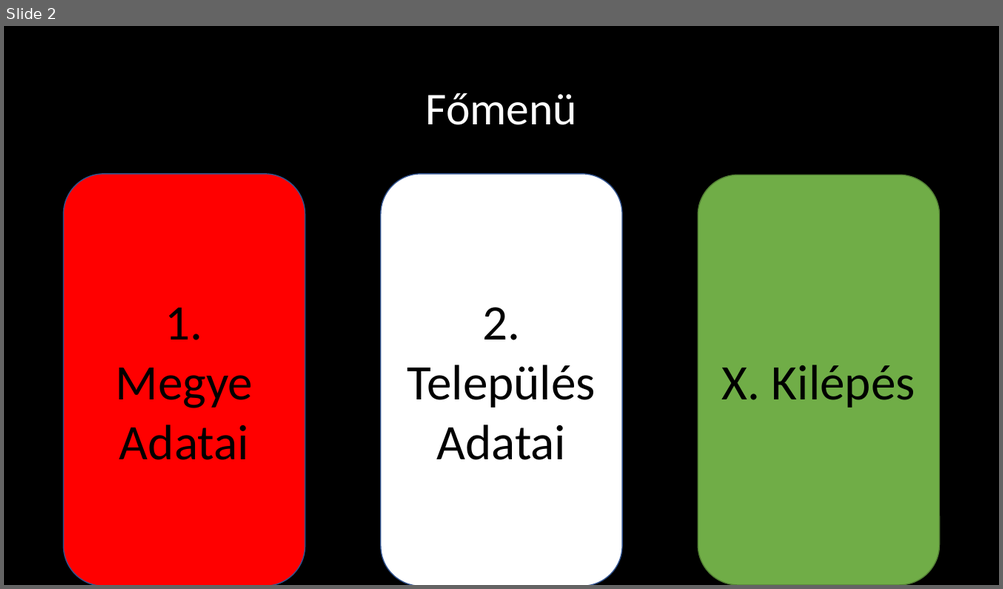
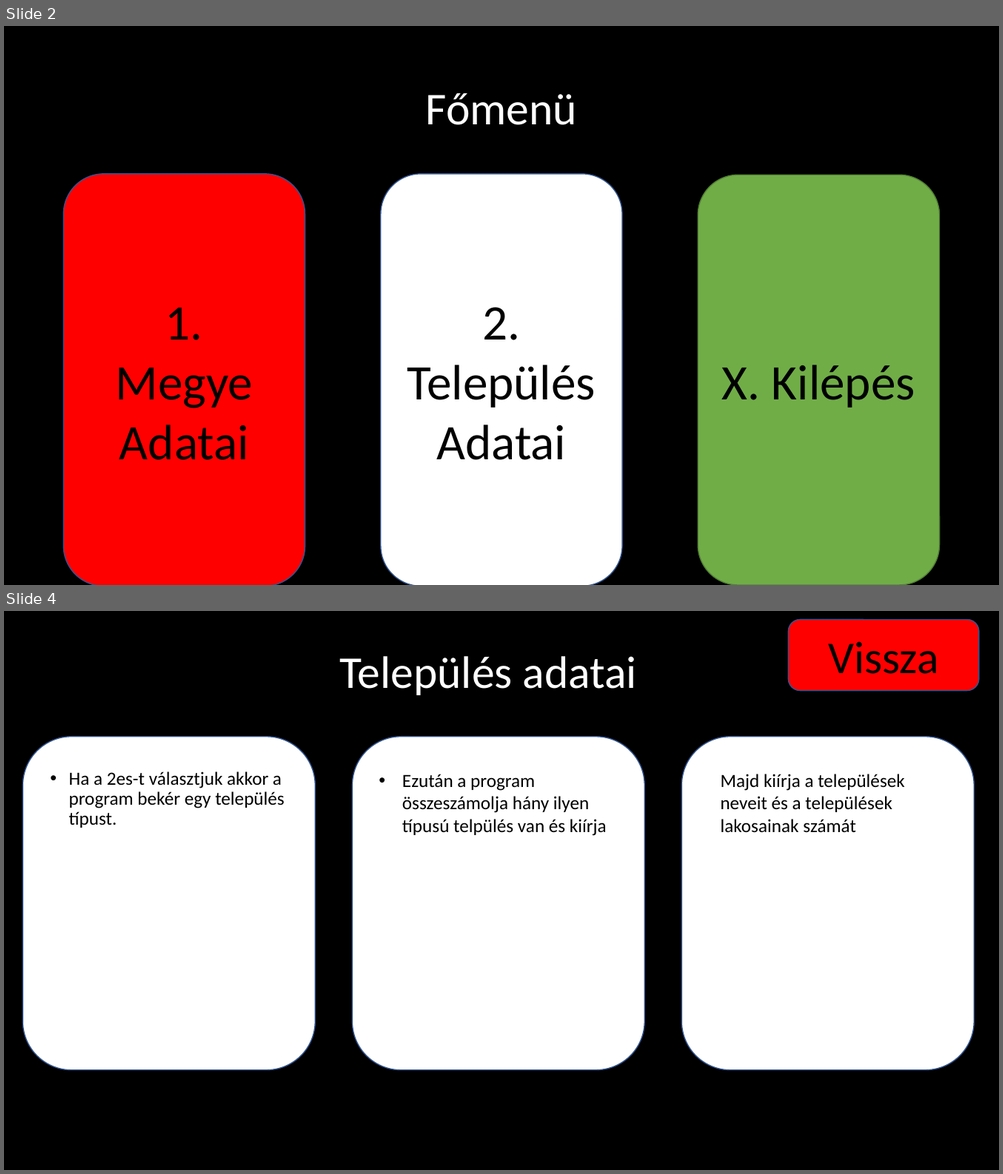
Before and after one commit to FRXTSY/Nepesseg, a slide deck: Magyarország népessége 2025.pptx. Shown one above the other, each under a label of ours: slide 2 before the commit, slides 2 and 4 after it; the slides between them are not shown. The pictures are 1003x589 and 1003x1174 pixels, drawn with LibreOffice and Linux fonts; fonts in the diff are those of the drawing. Boxes give left, top, right and bottom in pixels: in the first picture for what was removed or moved away, otherwise in the second. Text is boxed around its words. In the diff, an @@ line names an element or a change of style, - is before the commit and + after.

```diff
--- a/Magyarország népessége 2025.pptx
+++ b/Magyarország népessége 2025.pptx
@@ slide 4 added at (x1=4, y1=611, x2=999, y2=1170), background #000000 @@
@@ rounded rectangle added at (x1=788, y1=619, x2=979, y2=690), fill #FF0000, outline #325491 1 pt, 44 pt, text #000000 @@
+Vissza
@@ title added at (x1=339, y1=656, x2=637, y2=695), 44 pt, text #FFFFFF @@
+Település adatai
@@ rounded rectangle added at (x1=22, y1=736, x2=315, y2=1070), fill #FFFFFF, outline #325491 1 pt @@
@@ rounded rectangle added at (x1=353, y1=736, x2=645, y2=1070), fill #FFFFFF, outline #325491 1 pt @@
@@ rounded rectangle added at (x1=681, y1=736, x2=974, y2=1070), fill #FFFFFF, outline #325491 1 pt @@
@@ text added at (x1=69, y1=772, x2=284, y2=828), 18 pt, text #000000 @@
+• Ha a 2es-t választjuk akkor a program bekér egy település típust.
@@ text added at (x1=402, y1=774, x2=606, y2=836), 18 pt, text #000000 @@
+• Ezután a program összeszámolja hány ilyen típusú telpülés van és kiírja
@@ text added at (x1=720, y1=774, x2=905, y2=833), 18 pt, text #000000 @@
+Majd kiírja a települések neveit és a települések lakosainak számát
```
Also in this commit, not shown: 2 other slides added, 2 slides removed, 1 other file.
